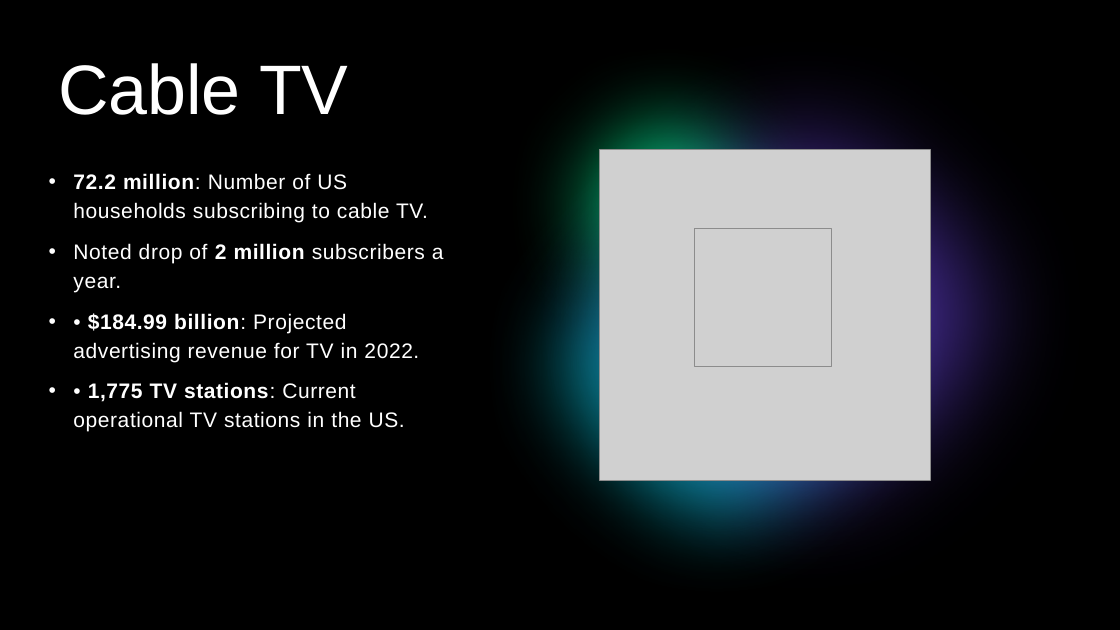
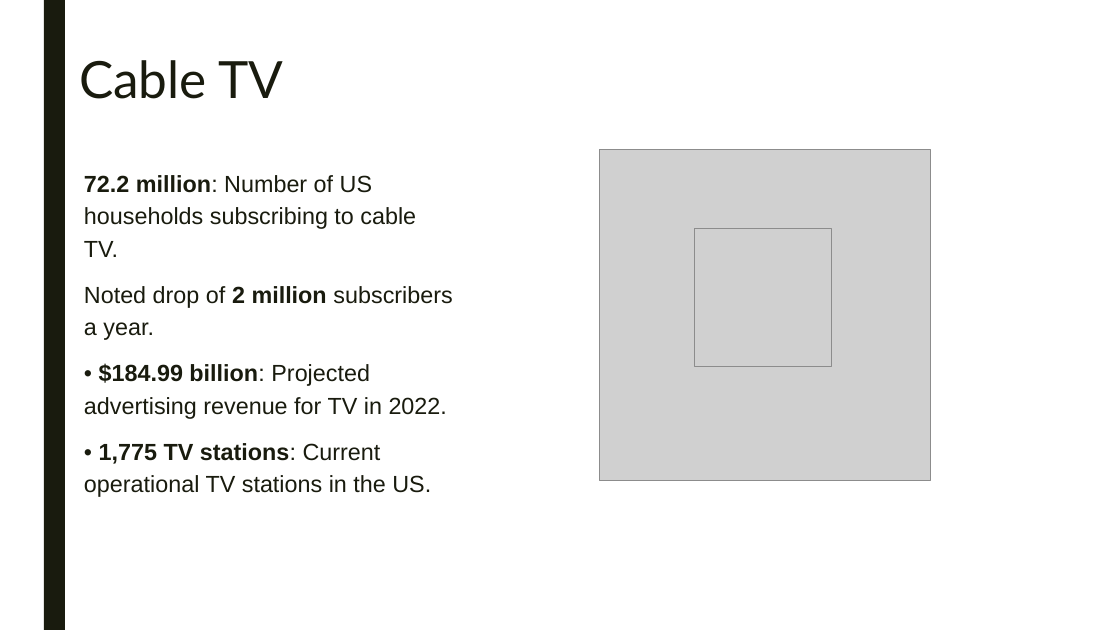
Before and after one commit to lanahuyen/media_tv, a slide deck: slide 4 of Presentation1.pptx. Drawn at 1120x630 pixels with LibreOffice and Linux fonts; fonts in the diff are those of the drawing; grey boxes stand for pictures. Boxes give left, top, right and bottom in pixels: in the first picture for what was removed or moved away, otherwise in the second. Text is boxed around its words. In the diff, an @@ line names an element or a change of style, - is before the commit and + after.

```diff
--- a/Presentation1.pptx
+++ b/Presentation1.pptx
@@ background #000000 to #FFFFFF @@
@@ rectangle removed at <box>0,0,1120,630</box> @@
@@ rectangle added at <box>44,0,65,630</box>, fill #191B0E @@
@@ freeform shape removed at <box>450,0,1080,630</box> @@
@@ ellipse removed at <box>469,6,865,402</box> @@
@@ ellipse removed at <box>491,0,1120,630</box> @@
@@ group removed at <box>0,0,1120,630</box>: 4 rectangles, 1 ellipse @@
@@ title "Cable TV": place and size @@
-title "Cable TV" at <box>58,63,348,115</box>
+title "Cable TV" at <box>79,60,283,99</box>
@@ title "Cable TV" at <box>79,60,283,99</box>: size 60 to 44 pt, font Arial to Lato, text colour #FFFFFF to #191B0E; line spacing 0.9 to 0.89 @@
@@ ellipse removed at <box>453,101,982,630</box> @@
@@ text "72.2 million: Number of US ..." at <box>84,175,452,497</box>: size 18 to 20 pt, text colour #FFFFFF to #191B0E, letter spacing 0.5 to 0 pt; bullet • to ■; more space between paragraphs @@
```
Also in this commit, not shown: 10 other slides changed, 4 slides added, 1 slide removed, 1 other file.
